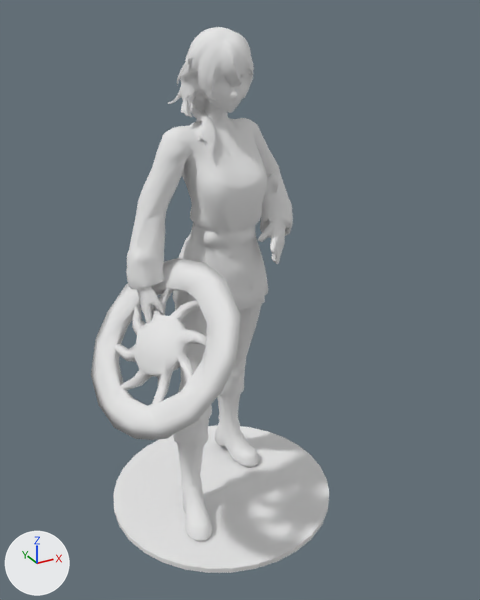
What one commit did to the OBJ model content/components/heroes/models/pathfinder-female.obj.
One viewpoint serves both versions: a camera (50 mm lens) standing at (-0.965, -1.905, 1.754) and looking at (0.044, -0.071, 0.836). Arrows for +X, +Y and +Z are at lower left; the lights stay in place. The older version comes first. Where no turn or scale is listed for an object, it has been applied to the vertices.

Names of what the first picture shows: 'base', 'char1', 'output'.
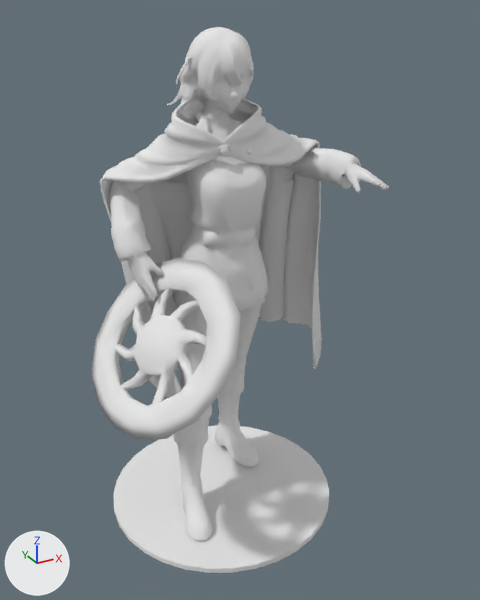
Commit message: pathfinder female looks better with cloak

Diff of the bpy script that builds the scene:
```diff
--- a/content/components/heroes/models/pathfinder-female.obj.py
+++ b/content/components/heroes/models/pathfinder-female.obj.py
@@ me_char1 @@
 # used by ob_char1; location = (0.0, 0.0, 0.0)
-me_char1.from_pydata(...)  # 7741 vertices, 15419 faces; spans x -0.35..0.29, y -0.24..0.28, z -0.01..1.7
+me_char1.from_pydata(...)  # 7741 vertices, 15419 faces; spans x -0.36..0.48, y -0.31..0.28, z -0.01..1.7
+# me_char1 part 1: 1231 of 7741 vertices moved; they spanned x -0.35..0.29, y -0.22..0.13, z 0.82..1.52 and now span x -0.36..0.48, y -0.31..0.15, z 0.91..1.51; mean shift (0.06, 0.01, 0.05); largest move (0.11, -0.19, 1.0) -> (0.46, -0.29, 1.22)
 me_char1.materials.append(mat_material_atlas_00001_1)
@@ me_cloak @@
+me_cloak.from_pydata(...)  # 3484 vertices, 4942 faces; spans x -0.363..0.471, y -0.137..0.33, z 0.482..1.533
+me_cloak.materials.append(mat_material_atlas_00001_1)  # white #e7e7e7
@@ ob_cloak @@
+ob_cloak = bpy.data.objects.new('Cloak', me_cloak)
+ob_cloak.location = (0.0, 0.0, 0.0)
```

Location of each change, (x1, y1, x2, y2) in pixels of the pictures (480 x 600 px; the box of a moved part takes in the faces that stretch with it):
'char1', reshaped (67% wider)
    before: (126, 27, 293, 541)
    after: (110, 27, 389, 541)
'Cloak', added
    after: (100, 98, 322, 398)
part 1 of me_char1, moved or reshaped
    before: (126, 90, 293, 324)
    after: (110, 91, 389, 302)
